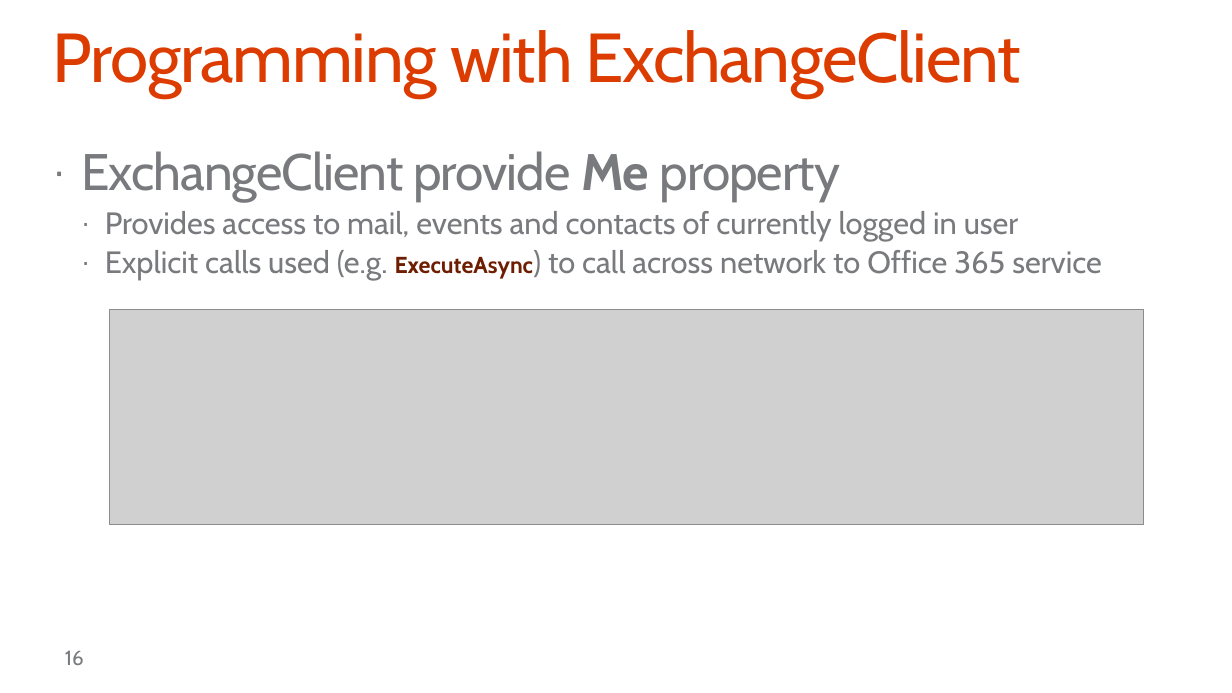
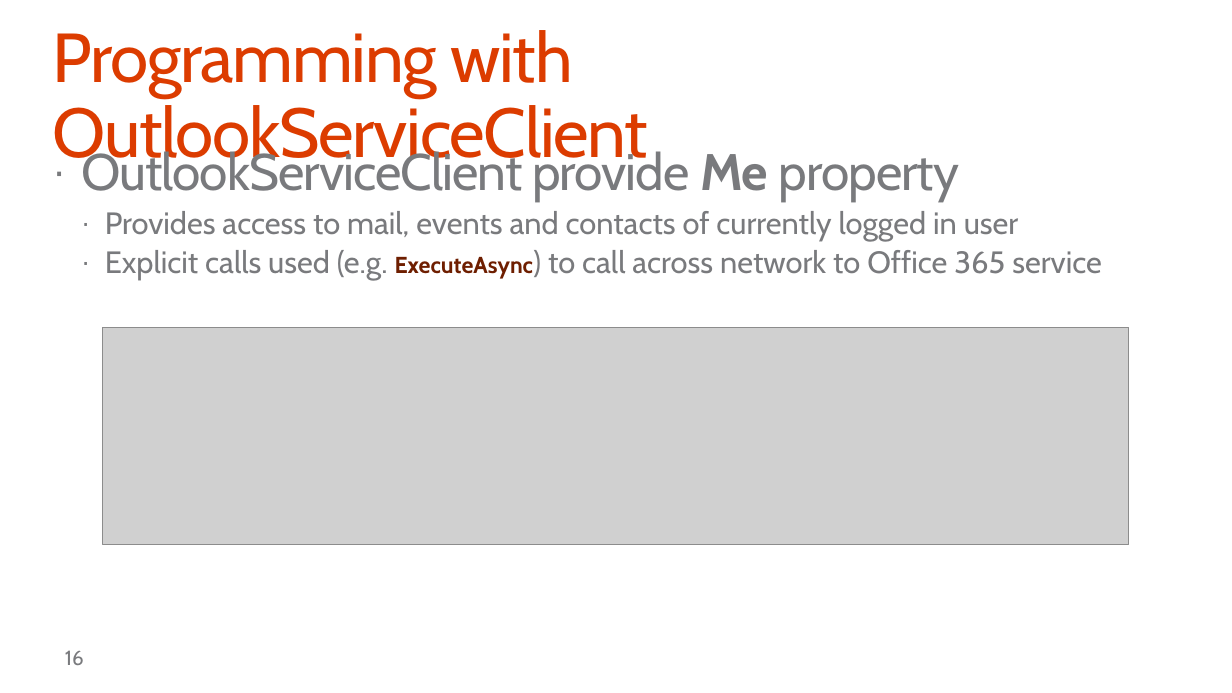
Before and after one commit to OfficeDev/TrainingContent, a slide deck: slide 16 of O3653-2 Deep Dive into Office 365 APIs for Calendar, Mail, and Contacts/O3653-2 Deep Dive into Office 365 APIs for Calendar, Mail, and Contacts.pptx. Drawn at 1232x693 pixels with LibreOffice and Linux fonts; fonts in the diff are those of the drawing; grey boxes stand for pictures; background and template pictures are left out. Boxes give left, top, right and bottom in pixels: in the first picture for what was removed or moved away, otherwise in the second. Text is boxed around its words. In the diff, an @@ line names an element or a change of style, - is before the commit and + after.

```diff
--- a/O3653-2 Deep Dive into Office 365 APIs for Calendar, Mail, and Contacts/O3653-2 Deep Dive into Office 365 APIs for Calendar, Mail, and Contacts.pptx
+++ b/O3653-2 Deep Dive into Office 365 APIs for Calendar, Mail, and Contacts/O3653-2 Deep Dive into Office 365 APIs for Calendar, Mail, and Contacts.pptx
@@ title at [52, 30, 648, 173]: text changed @@
-Programming with ExchangeClient
+Programming with OutlookServiceClient
@@ text at [81, 147, 960, 201]: text changed @@
-· ExchangeClient provide Me property
+· OutlookServiceClient provide Me property
@@ picture: place and size @@
-picture at [109, 310, 1143, 525]
+picture at [103, 327, 1128, 544]
```
Also in this commit, not shown: 14 other slides changed.
